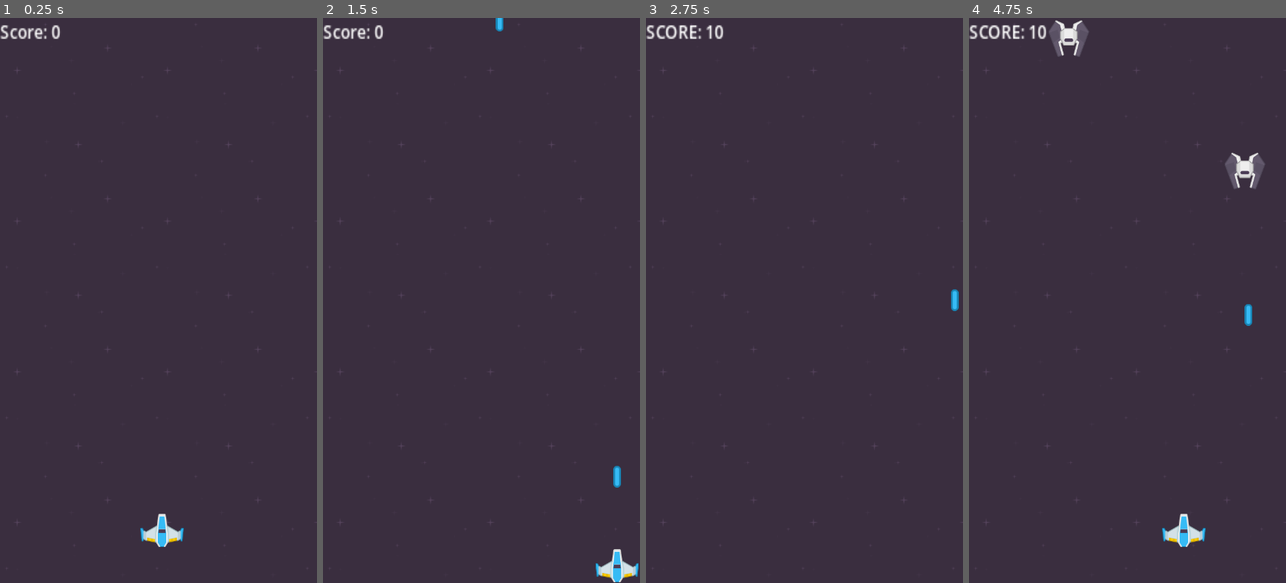
Above: before the commit, frames 1-4 (left to right).
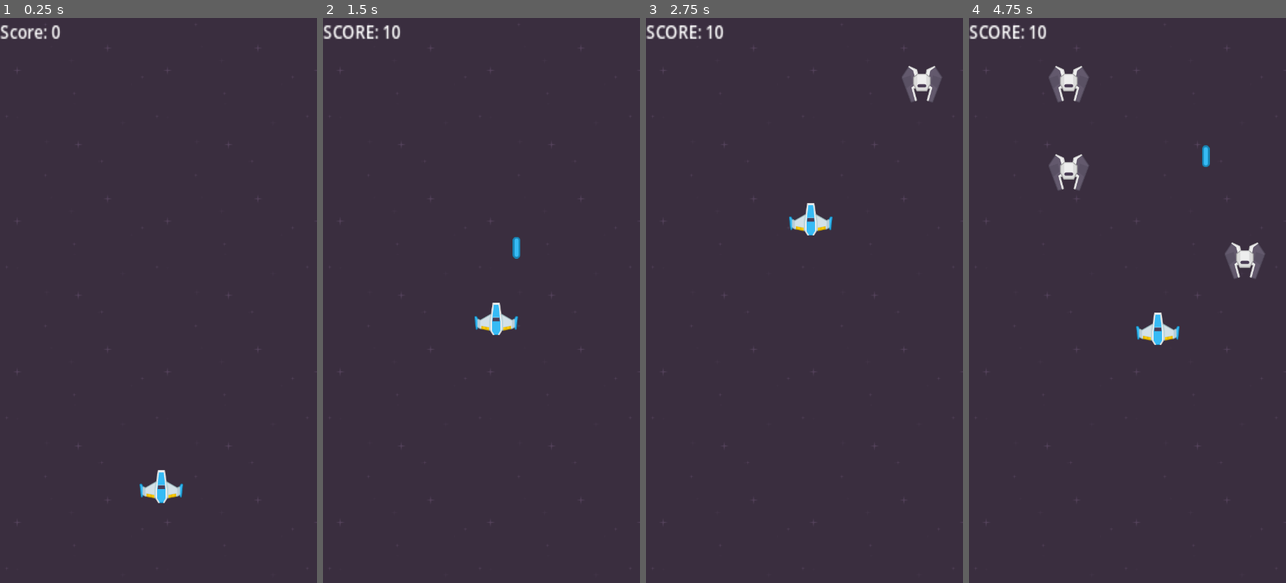
Above: after the commit, the same moments.

Repository: jbirch2002/WW-Space-Shooter-Tutorial
Game: Godot game, scene res://Scenes/world.tscn
The game is run twice, just before and just after one commit, with the same random seed, the same clock (stepped at 60 frames per second) and the same inputs.
Inputs (mouse positions are in pixels of both pictures, inside the frame that each line leads up to):
- Up to frame 1 (0.25 s): no input
- Up to frame 2 (1.5 s): move the mouse to (551, 272) at 0.52 s; hold D (move_right) 0.53-1.28 s; tap Space (shoot) at 0.6, 1.35 s; move the mouse to (418, 328) at 1.27 s; hold S (move_down) from 1.28 s (still down)
- Up to frame 3 (2.75 s): move the mouse to (836, 176) at 2.02 s; release S (move_down) at 2.03 s; hold D (move_right) from 2.03 s (still down); tap Space (shoot) at 2.1 s
- Up to frame 4 (4.75 s): move the mouse to (1111, 413) at 2.77 s; release D (move_right) at 2.78 s; hold W (move_up) 2.78-3.53 s; tap Space (shoot) at 2.85, 3.6, 4.35 s; move the mouse to (1222, 385) at 3.52 s; hold A (move_left) from 3.53 s (still down); move the mouse to (1032, 215) at 4.27 s

The runs differ from the first frame. In frame 1, 0.8% of the frame differs, in the area x 44-58%, y 80-94%; in frame 2, 1.4%; in frame 3, 1.0%; in frame 4, 3.5%, in the area x 25-94%, y 0-94%.

Commit message:
Mouse movement instead of keys

Diff:
--- a/Scenes/enemy_spawner.tscn
+++ b/Scenes/enemy_spawner.tscn
@@ -23,7 +23,6 @@
 position = Vector2(470, 0)
 
 [node name="SpawnTimer" type="Timer" parent="."]
-wait_time = 1.5
 autostart = true
 
 [node name="PowerUpSpawnTimer" type="Timer" parent="."]
--- a/Scenes/player.tscn
+++ b/Scenes/player.tscn
@@ -9,16 +9,16 @@
 collision_mask = 21
 script = ExtResource("1_dijci")
 
+[node name="CollisionPolygon2D" type="CollisionPolygon2D" parent="."]
+polygon = PackedVector2Array(-50, -5, -47, 24, -44, 25, -41, 21, -14, 28, -7, 38, 7, 38, 14, 28, 41, 21, 43, 25, 46, 25, 50, -5, 45, -7, 36, 2, 13, -12, 9, -38, -9, -38, -12, -12, -36, 1, -46, -7)
+
 [node name="Sprite2D" type="Sprite2D" parent="."]
 texture = ExtResource("2_cmlnn")
-
-[node name="CollisionPolygon2D" type="CollisionPolygon2D" parent="."]
-polygon = PackedVector2Array(-50, -5, -47, 24, -44, 25, -41, 21, -14, 28, -7, 38, 7, 38, 14, 28, 41, 21, 43, 25, 46, 25, 50, -5, 45, -7, 36, 2, 13, -12, 9, -38, -9, -38, -12, -12, -36, 1, -46, -7)
 
 [node name="Muzzle" type="Marker2D" parent="."]
 
 [node name="PowerUpEnd" type="Timer" parent="."]
-wait_time = 5.0
+wait_time = 3.0
 
 [connection signal="area_entered" from="." to="." method="_on_Player_area_entered"]
 [connection signal="timeout" from="PowerUpEnd" to="." method="_on_power_up_end_timeout"]
--- a/Scenes/world.tscn
+++ b/Scenes/world.tscn
@@ -1,9 +1,23 @@
-[gd_scene load_steps=5 format=3 uid="uid://1hbdntrt7nwd"]
+[gd_scene load_steps=10 format=3 uid="uid://1hbdntrt7nwd"]
 
 [ext_resource type="Texture2D" uid="uid://cke4202f2asfk" path="res://Assets/Space/Backgrounds/darkPurple.png" id="1_6sov7"]
 [ext_resource type="Script" path="res://Scripts/world.gd" id="1_i45gm"]
 [ext_resource type="PackedScene" uid="uid://diuq1xu2sa3uh" path="res://Scenes/player.tscn" id="2_02gbi"]
 [ext_resource type="PackedScene" uid="uid://dldeybtbfpncx" path="res://Scenes/enemy_spawner.tscn" id="2_su2jv"]
+
+[sub_resource type="PhysicsMaterial" id="PhysicsMaterial_2v0rh"]
+
+[sub_resource type="RectangleShape2D" id="RectangleShape2D_vug80"]
+size = Vector2(552, 20)
+
+[sub_resource type="RectangleShape2D" id="RectangleShape2D_j3ys6"]
+size = Vector2(30.5, 970)
+
+[sub_resource type="RectangleShape2D" id="RectangleShape2D_wdi11"]
+size = Vector2(30.5, 970)
+
+[sub_resource type="RectangleShape2D" id="RectangleShape2D_hqevl"]
+size = Vector2(552, 20)
 
 [node name="World" type="Node"]
 script = ExtResource("1_i45gm")
@@ -20,15 +34,36 @@
 
 [node name="EnemySpawner" parent="." instance=ExtResource("2_su2jv")]
 
-[node name="Player" parent="." instance=ExtResource("2_02gbi")]
-position = Vector2(276, 871)
-
 [node name="Score" type="Label" parent="."]
 offset_right = 40.0
 offset_bottom = 23.0
 scale = Vector2(1.69662, 2.04582)
 text = "Score: 0"
 
+[node name="StaticBody2D" type="StaticBody2D" parent="."]
+collision_mask = 2
+physics_material_override = SubResource("PhysicsMaterial_2v0rh")
+
+[node name="CollisionShape2D" type="CollisionShape2D" parent="StaticBody2D"]
+position = Vector2(266, 0)
+shape = SubResource("RectangleShape2D_vug80")
+
+[node name="CollisionShape2D2" type="CollisionShape2D" parent="StaticBody2D"]
+position = Vector2(556, 477)
+shape = SubResource("RectangleShape2D_j3ys6")
+
+[node name="CollisionShape2D3" type="CollisionShape2D" parent="StaticBody2D"]
+position = Vector2(0, 477)
+shape = SubResource("RectangleShape2D_wdi11")
+
+[node name="CollisionShape2D4" type="CollisionShape2D" parent="StaticBody2D"]
+position = Vector2(276, 960)
+shape = SubResource("RectangleShape2D_hqevl")
+
+[node name="Player" parent="." instance=ExtResource("2_02gbi")]
+position = Vector2(276, 871)
+monitoring = false
+
 [connection signal="add_score" from="EnemySpawner" to="." method="score_increase"]
 [connection signal="give_player_power_up" from="EnemySpawner" to="Player" method="collect_power_up"]
 [connection signal="spawn_laser" from="Player" to="." method="_on_player_spawn_laser"]
--- a/Scripts/player.gd
+++ b/Scripts/player.gd
@@ -3,24 +3,25 @@
 
 signal spawn_laser(location)
 
-@export var speed = 300
+@export var speed: float = 300
+@export var min_distance: float = 10
 @export var health = 3
 @export var power_up_duration = 5
 @onready var muzzle = $Muzzle
+@onready var power_up_timer = $PowerUpEnd
 
-var input_vector = Vector2.ZERO
 var has_power_up = false
-var current_direction = Vector2.UP
-
 
 func _physics_process(delta):
 	player_controls(delta)
 
 func player_controls(delta):
-	input_vector.x = Input.get_action_strength("move_right") - Input.get_action_strength("move_left")
-	input_vector.y = Input.get_action_strength("move_down") - Input.get_action_strength("move_up")
+	var target_position: Vector2 = get_global_mouse_position()
+	var distance_to_target: float = global_position.distance_to(target_position)
 
-	global_position += input_vector * speed * delta
+	if distance_to_target > min_distance:
+		var direction: Vector2 = (target_position - global_position).normalized()
+		global_position += direction * speed * delta
 
 	if Input.is_action_just_pressed("shoot"):
 		shoot_laser()
@@ -41,7 +42,7 @@
 
 func collect_power_up():
 	has_power_up = true
-	$PowerUpEnd.start(power_up_duration)
+	power_up_timer.start(power_up_duration)
 
 func _on_power_up_end_timeout():
 	has_power_up = false
